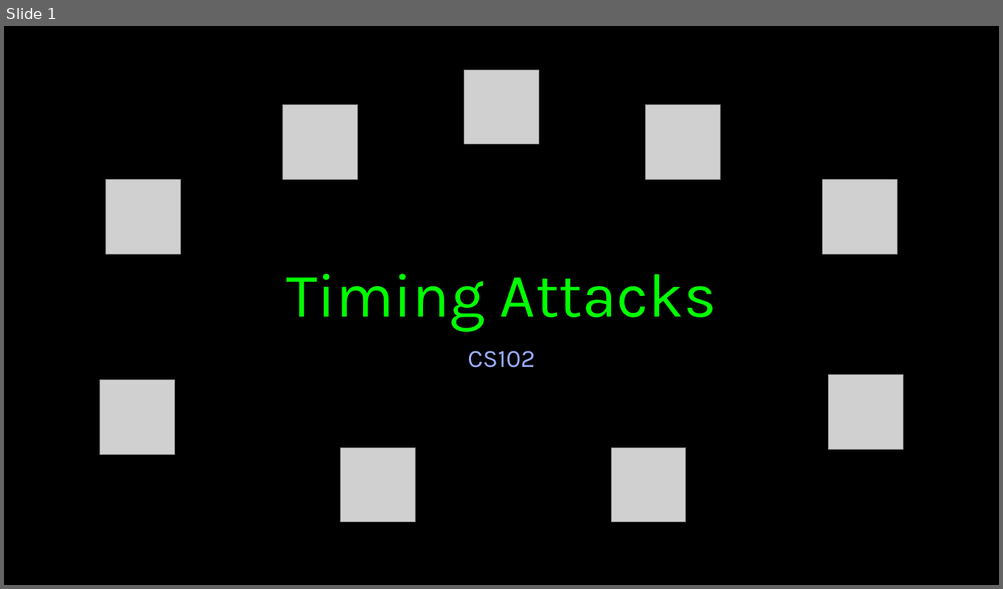
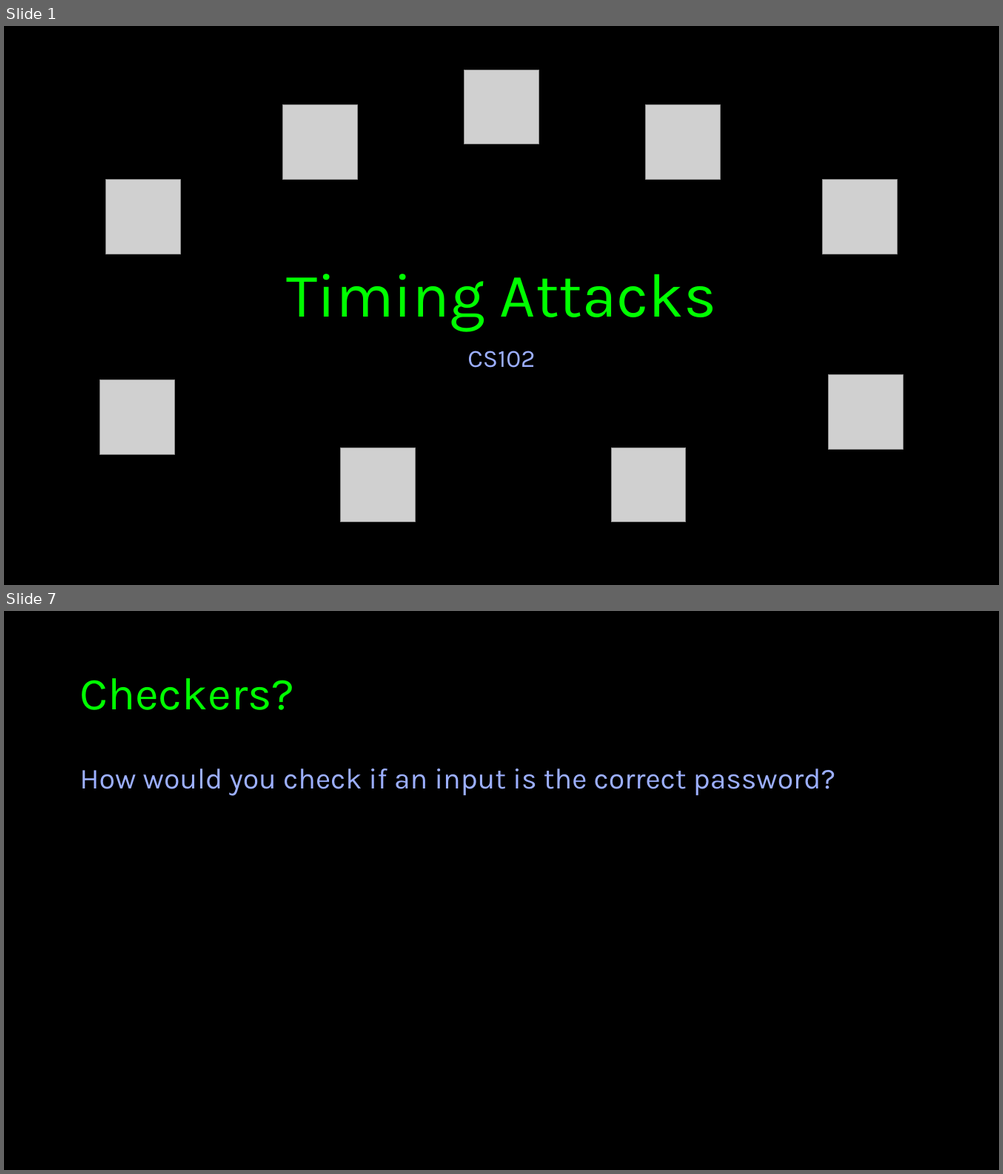
Before and after one commit to imperialcybersoc/cs102-timing_attacks, a slide deck: cs102-timing_attacks.pptx. Shown one above the other, each under a label of ours: slide 1 before the commit, slides 1 and 7 after it; the slides between them are not shown. The pictures are 1003x589 and 1003x1174 pixels, drawn with LibreOffice and Linux fonts; fonts in the diff are those of the drawing; grey boxes stand for pictures; background and template pictures are left out. Boxes give left, top, right and bottom in pixels: in the first picture for what was removed or moved away, otherwise in the second. Text is boxed around its words. In the diff, an @@ line names an element or a change of style, - is before the commit and + after.

```diff
--- a/cs102-timing_attacks.pptx
+++ b/cs102-timing_attacks.pptx
@@ slide 7 added at <box>4,611,999,1170</box>, background #000000 @@
@@ title added at <box>79,678,294,710</box>, 44 pt, text #00FF00 @@
+Checkers?
@@ text added at <box>79,769,835,796</box>, 28 pt, text #9CAFFF @@
+How would you check if an input is the correct password?
```
Also in this commit, not shown: 21 other slides added, 2 slides removed.
